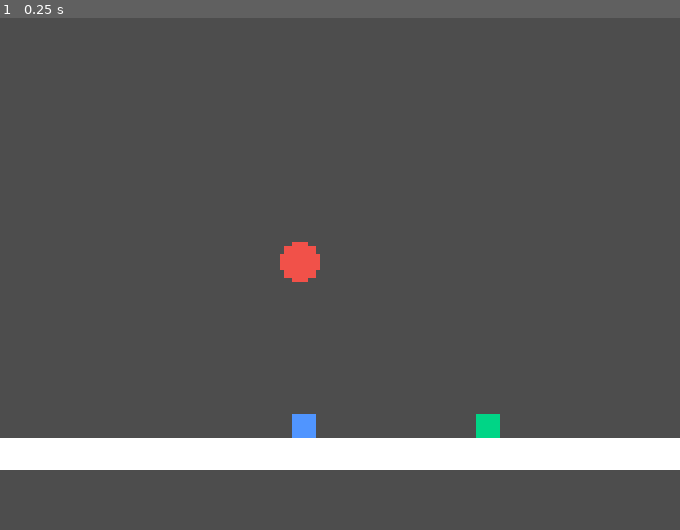
Above: before the commit, frame 1.
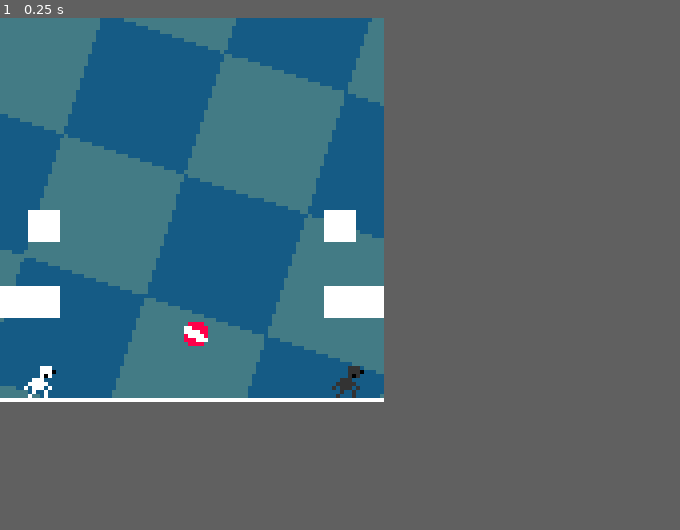
Above: after the commit, the same moment.

Repository: thecodsman/stall-game
Game: Godot game, scene res://worlds/world.tscn
Two runs of this game, one before a commit and one after it. Both use one fixed random seed, a clock stepped at 60 frames per second and the inputs below.
Inputs:
- Up to frame 1 (0.25 s): no input
In our replay, the window is 680x512 before the commit and 384x384 after it. These sizes can differ from the game's own. Grey fills any space a smaller window leaves; there, only what the larger window draws over its background counts as a difference.

The runs differ from the first frame. In frame 1, 49% of the frame differs, in the area x 0-100%, y 0-89%.

Commit message:
added some polish and added the kick

Diff:
--- a/project.godot
+++ b/project.godot
@@ -17,8 +17,8 @@
 
 [display]
 
-window/size/viewport_width=170
-window/size/viewport_height=128
+window/size/viewport_width=96
+window/size/viewport_height=96
 window/size/mode=2
 window/stretch/mode="viewport"
 window/stretch/scale_mode="integer"
@@ -52,4 +52,6 @@
 
 [rendering]
 
+textures/canvas_textures/default_texture_filter=0
+anti_aliasing/screen_space_roughness_limiter/enabled=false
 2d/snap/snap_2d_transforms_to_pixel=true
--- a/scripts/bal.gd
+++ b/scripts/bal.gd
@@ -1,11 +1,13 @@
 class_name Ball extends CharacterBody2D
 
-var gravity : float = 65
+var gravity : float = 70
 var last_hit : int = -1
+@onready var sprite = $Sprite2D
 
 func _physics_process(delta : float) -> void:
 	if last_hit != -1: velocity.y += gravity * delta
 	var raw_vel = velocity
+	sprite.rotation += velocity.length() * delta * 0.1
 	move_and_slide()
 	for i in get_slide_collision_count():
 		var collision : KinematicCollision2D = get_slide_collision(i)
--- /dev/null
+++ b/scripts/ball_hitter.gd
@@ -0,0 +1,16 @@
+extends Area2D
+
+
+func _on_body_entered(body:Node2D) -> void:
+	freeze_frame(0.15)
+	var dir = Vector2(Input.get_joy_axis(owner.player_index, JOY_AXIS_LEFT_X), Input.get_joy_axis(owner.player_index, JOY_AXIS_LEFT_Y))
+	if dir.length() < 0.9: dir = Vector2.ZERO
+	if dir.length() == 0: dir = Vector2.UP
+	body.last_hit = owner.player_index
+	body.velocity += dir.normalized() * 140
+
+
+func freeze_frame(time : float):
+	Engine.time_scale = 0
+	await get_tree().create_timer(time,true,false,true).timeout
+	Engine.time_scale = 1
--- a/scripts/player.gd
+++ b/scripts/player.gd
@@ -2,15 +2,25 @@
 
 @export var player_index : int = 0
 @export var dead_zone : float = 0.09
-const SPEED : float = 150.0
-const JUMP_VELOCITY : float = -300.0
-const BASE_GRAVITY : float = 900.0
+const SPEED : float = 100.0
+const JUMP_VELOCITY : float = -200.0
+const BASE_GRAVITY : float = 700.0
 var gravity : float = BASE_GRAVITY
 var direction : float = 0
 var can_jump : bool = false
 var j_prev_frame : bool = false
 var jump_buffered : bool = false
 var jump_buffer_timer : Timer = Timer.new()
+@onready var anim = $AnimationPlayer
+@onready var sprite = $Sprite2D
+
+enum State {
+	IDLE,
+	RUN,
+	AIR,
+	KICK
+	}
+var state : State
 
 
 func _ready():
@@ -21,6 +31,7 @@
 		jump_buffered = false
 		)
 
+
 func _physics_process(delta: float) -> void:
 	if not is_on_floor():
 		velocity.y += gravity * delta
@@ -28,9 +39,63 @@
 	if jump_buffered && is_on_floor():
 		velocity.y = JUMP_VELOCITY
 		can_jump = false
+		anim.play("jump")
+		set_state(State.AIR)
 		jump_buffered = false
 		jump_buffer_timer.stop()
 
+	update_state(delta)
+	move_and_slide()
+
+
+func set_state(new_state : State):
+	if state == new_state: return
+	exit_state()
+	state = new_state
+	enter_state()
+
+
+func enter_state():
+	match state:
+		State.IDLE:
+			anim.play("idle")
+		State.RUN:
+			anim.play("run")
+
+
+func update_state(delta : float):
+	match state:
+		State.IDLE:
+			direction = Input.get_joy_axis(player_index, JOY_AXIS_LEFT_X)
+			velocity.x = move_toward(velocity.x, 0, SPEED)
+			check_for_jump()
+			check_for_kick()
+			if abs(direction) < dead_zone: direction = 0
+			if direction: set_state(State.RUN)
+
+		State.RUN:
+			check_for_jump()
+			check_for_kick()
+			if not move(): set_state(State.IDLE)
+
+		State.AIR:
+			check_for_jump()
+			check_for_kick()
+			move()
+
+			if velocity.y > 0 && anim.current_animation != "fall": anim.play("fall")
+			if is_on_floor() && velocity.y >= 0: set_state(State.IDLE)
+
+		State.KICK:
+			if not anim.current_animation: set_state(State.IDLE)
+			if is_on_floor(): velocity.x = move_toward(velocity.x, 0, SPEED)
+
+
+func exit_state():
+	pass
+
+
+func check_for_jump():
 	if Input.is_joy_button_pressed(player_index, JOY_BUTTON_A):
 		if not j_prev_frame:
 			jump_buffered = true
@@ -44,18 +109,17 @@
 		j_prev_frame = false
 		gravity = BASE_GRAVITY
 
+
+func check_for_kick():
+	if Input.is_joy_button_pressed(player_index, JOY_BUTTON_X):
+		anim.play("kick")
+		set_state(State.KICK)
+
+
+func move():
 	direction = Input.get_joy_axis(player_index, JOY_AXIS_LEFT_X)
-	if abs(direction) < dead_zone:
-		direction = 0
-
+	if abs(direction) < dead_zone: direction = 0
 	if direction:
 		velocity.x = direction * SPEED
-	else:
-		velocity.x = move_toward(velocity.x, 0, SPEED)
-	# for i in get_slide_collision_count():
-	# 	var collision : KinematicCollision2D = get_slide_collision(i)
-	# 	var collider : Node2D = collision.get_collider()
-	# 	if not collider is Ball: continue
-	# 	if collider.velocity.length() + velocity.length() < 85:
-	# 		collider.velocity = Vector2(0,-65)
-	move_and_slide()
+		sprite.scale.x = sign(direction)
+	return direction
--- a/stuff/bal.tscn
+++ b/stuff/bal.tscn
@@ -1,11 +1,10 @@
 [gd_scene load_steps=4 format=3 uid="uid://cg0f1u4swchxb"]
 
 [ext_resource type="Script" uid="uid://vcfnl5g05scq" path="res://scripts/bal.gd" id="1_68n8j"]
-
-[sub_resource type="SphereMesh" id="SphereMesh_e3n6g"]
+[ext_resource type="Texture2D" uid="uid://co27q43o2u5i7" path="res://sprites/ball.png" id="2_nvnwp"]
 
 [sub_resource type="CircleShape2D" id="CircleShape2D_e3n6g"]
-radius = 5.0
+radius = 3.0
 
 [node name="bal" type="CharacterBody2D"]
 collision_layer = 4
@@ -14,11 +13,9 @@
 platform_on_leave = 2
 script = ExtResource("1_68n8j")
 
-[node name="MeshInstance2D" type="MeshInstance2D" parent="."]
-modulate = Color(0.943025, 0.315611, 0.285024, 1)
+[node name="Sprite2D" type="Sprite2D" parent="."]
 position = Vector2(0, 7.15256e-07)
-scale = Vector2(10, 10)
-mesh = SubResource("SphereMesh_e3n6g")
+texture = ExtResource("2_nvnwp")
 
 [node name="CollisionShape2D" type="CollisionShape2D" parent="."]
 shape = SubResource("CircleShape2D_e3n6g")
--- a/stuff/player.tscn
+++ b/stuff/player.tscn
@@ -1,23 +1,214 @@
-[gd_scene load_steps=4 format=3 uid="uid://brh0j5uih2n1d"]
+[gd_scene load_steps=15 format=3 uid="uid://brh0j5uih2n1d"]
 
 [ext_resource type="Script" uid="uid://diphu85ebmxnh" path="res://scripts/player.gd" id="1_7defb"]
-
-[sub_resource type="BoxMesh" id="BoxMesh_sryrx"]
+[ext_resource type="Texture2D" uid="uid://coj1vkf5monsp" path="res://sprites/player.png" id="2_4ira2"]
+[ext_resource type="Script" uid="uid://wex10hck3ngd" path="res://scripts/ball_hitter.gd" id="3_xc1ee"]
 
 [sub_resource type="CircleShape2D" id="CircleShape2D_7defb"]
 radius = 3.0
 
+[sub_resource type="RectangleShape2D" id="RectangleShape2D_xc1ee"]
+size = Vector2(8.5, 12)
+
+[sub_resource type="Animation" id="Animation_xc1ee"]
+length = 0.001
+tracks/0/type = "value"
+tracks/0/imported = false
+tracks/0/enabled = true
+tracks/0/path = NodePath("Sprite2D:frame")
+tracks/0/interp = 1
+tracks/0/loop_wrap = true
+tracks/0/keys = {
+"times": PackedFloat32Array(0),
+"transitions": PackedFloat32Array(1),
+"update": 1,
+"values": [0]
+}
+tracks/1/type = "value"
+tracks/1/imported = false
+tracks/1/enabled = true
+tracks/1/path = NodePath("Sprite2D/Area2D/CollisionShape2D:disabled")
+tracks/1/interp = 1
+tracks/1/loop_wrap = true
+tracks/1/keys = {
+"times": PackedFloat32Array(0),
+"transitions": PackedFloat32Array(1),
+"update": 1,
+"values": [true]
+}
+
+[sub_resource type="Animation" id="Animation_28f3j"]
+resource_name = "bonk_air"
+length = 0.30001
+step = 0.1
+tracks/0/type = "value"
+tracks/0/imported = false
+tracks/0/enabled = true
+tracks/0/path = NodePath("Sprite2D:frame")
+tracks/0/interp = 1
+tracks/0/loop_wrap = true
+tracks/0/keys = {
+"times": PackedFloat32Array(0, 0.1, 0.2),
+"transitions": PackedFloat32Array(1, 1, 1),
+"update": 1,
+"values": [12, 13, 9]
+}
+
+[sub_resource type="Animation" id="Animation_iqidt"]
+resource_name = "bonk"
+length = 0.30001
+step = 0.1
+tracks/0/type = "value"
+tracks/0/imported = false
+tracks/0/enabled = true
+tracks/0/path = NodePath("Sprite2D:frame")
+tracks/0/interp = 1
+tracks/0/loop_wrap = true
+tracks/0/keys = {
+"times": PackedFloat32Array(0, 0.1, 0.205069),
+"transitions": PackedFloat32Array(1, 1, 1),
+"update": 1,
+"values": [10, 11, 0]
+}
+
+[sub_resource type="Animation" id="Animation_pbn0x"]
+resource_name = "fall"
+length = 0.30001
+step = 0.1
+tracks/0/type = "value"
+tracks/0/imported = false
+tracks/0/enabled = true
+tracks/0/path = NodePath("Sprite2D:frame")
+tracks/0/interp = 1
+tracks/0/loop_wrap = true
+tracks/0/keys = {
+"times": PackedFloat32Array(0, 0.1, 0.2),
+"transitions": PackedFloat32Array(1, 1, 1),
+"update": 1,
+"values": [7, 8, 9]
+}
+
+[sub_resource type="Animation" id="Animation_4ira2"]
+resource_name = "idle"
+length = 0.40001
+loop_mode = 1
+step = 0.1
+tracks/0/type = "value"
+tracks/0/imported = false
+tracks/0/enabled = true
+tracks/0/path = NodePath("Sprite2D:frame")
+tracks/0/interp = 1
+tracks/0/loop_wrap = true
+tracks/0/keys = {
+"times": PackedFloat32Array(0, 0.1, 0.2, 0.3),
+"transitions": PackedFloat32Array(1, 1, 1, 1),
+"update": 1,
+"values": [0, 1, 2, 3]
+}
+
+[sub_resource type="Animation" id="Animation_tnfj0"]
+resource_name = "jump"
+length = 0.40001
+step = 0.1
+tracks/0/type = "value"
+tracks/0/imported = false
+tracks/0/enabled = true
+tracks/0/path = NodePath("Sprite2D:frame")
+tracks/0/interp = 1
+tracks/0/loop_wrap = true
+tracks/0/keys = {
+"times": PackedFloat32Array(0, 0.1, 0.2, 0.3),
+"transitions": PackedFloat32Array(1, 1, 1, 1),
+"update": 1,
+"values": [4, 5, 6, 7]
+}
+
+[sub_resource type="Animation" id="Animation_xoaqs"]
+resource_name = "kick"
+length = 0.266673
+step = 0.0666667
+tracks/0/type = "value"
+tracks/0/imported = false
+tracks/0/enabled = true
+tracks/0/path = NodePath("Sprite2D:frame")
+tracks/0/interp = 1
+tracks/0/loop_wrap = true
+tracks/0/keys = {
+"times": PackedFloat32Array(0, 0.0666667, 0.133333, 0.2),
+"transitions": PackedFloat32Array(1, 1, 1, 1),
+"update": 1,
+"values": [23, 24, 25, 26]
+}
+tracks/1/type = "value"
+tracks/1/imported = false
+tracks/1/enabled = true
+tracks/1/path = NodePath("Sprite2D/Area2D/CollisionShape2D:disabled")
+tracks/1/interp = 1
+tracks/1/loop_wrap = true
+tracks/1/keys = {
+"times": PackedFloat32Array(0, 0.0666667, 0.2),
+"transitions": PackedFloat32Array(1, 1, 1),
+"update": 1,
+"values": [true, false, true]
+}
+
+[sub_resource type="Animation" id="Animation_b0gpc"]
+resource_name = "run"
+length = 0.40001
+loop_mode = 1
+step = 0.1
+tracks/0/type = "value"
+tracks/0/imported = false
+tracks/0/enabled = true
+tracks/0/path = NodePath("Sprite2D:frame")
+tracks/0/interp = 1
+tracks/0/loop_wrap = true
+tracks/0/keys = {
+"times": PackedFloat32Array(0, 0.1, 0.2, 0.3),
+"transitions": PackedFloat32Array(1, 1, 1, 1),
+"update": 1,
+"values": [15, 16, 17, 18]
+}
+
+[sub_resource type="AnimationLibrary" id="AnimationLibrary_xc1ee"]
+_data = {
+&"RESET": SubResource("Animation_xc1ee"),
+&"bonk_air": SubResource("Animation_28f3j"),
+&"bonk_ground": SubResource("Animation_iqidt"),
+&"fall": SubResource("Animation_pbn0x"),
+&"idle": SubResource("Animation_4ira2"),
+&"jump": SubResource("Animation_tnfj0"),
+&"kick": SubResource("Animation_xoaqs"),
+&"run": SubResource("Animation_b0gpc")
+}
+
 [node name="player" type="CharacterBody2D"]
-modulate = Color(0.314256, 0.582248, 1, 1)
 collision_layer = 2
 collision_mask = 5
-platform_on_leave = 2
-platform_floor_layers = 4294967291
 script = ExtResource("1_7defb")
 
-[node name="MeshInstance2D" type="MeshInstance2D" parent="."]
-scale = Vector2(6, 6)
-mesh = SubResource("BoxMesh_sryrx")
-
 [node name="CollisionShape2D" type="CollisionShape2D" parent="."]
+position = Vector2(0, 1)
 shape = SubResource("CircleShape2D_7defb")
+
+[node name="Sprite2D" type="Sprite2D" parent="."]
+texture = ExtResource("2_4ira2")
+hframes = 31
+
+[node name="Area2D" type="Area2D" parent="Sprite2D"]
+position = Vector2(4, 0)
+collision_layer = 0
+collision_mask = 4
+script = ExtResource("3_xc1ee")
+
+[node name="CollisionShape2D" type="CollisionShape2D" parent="Sprite2D/Area2D"]
+position = Vector2(-2.25, -1)
+shape = SubResource("RectangleShape2D_xc1ee")
+disabled = true
+
+[node name="AnimationPlayer" type="AnimationPlayer" parent="."]
+libraries = {
+&"": SubResource("AnimationLibrary_xc1ee")
+}
+
+[connection signal="body_entered" from="Sprite2D/Area2D" to="Sprite2D/Area2D" method="_on_body_entered"]
--- a/worlds/world.tscn
+++ b/worlds/world.tscn
@@ -1,15 +1,27 @@
-[gd_scene load_steps=5 format=3 uid="uid://dk63esv5x4rpx"]
+[gd_scene load_steps=6 format=3 uid="uid://dk63esv5x4rpx"]
 
 [ext_resource type="Script" uid="uid://cyml0vf70ft55" path="res://scripts/world.gd" id="1_c7htk"]
 [ext_resource type="PackedScene" uid="uid://cqvo366wtlbkf" path="res://stuff/static_body_2d.tscn" id="1_nain1"]
 [ext_resource type="PackedScene" uid="uid://brh0j5uih2n1d" path="res://stuff/player.tscn" id="2_m138w"]
 [ext_resource type="PackedScene" uid="uid://cg0f1u4swchxb" path="res://stuff/bal.tscn" id="4_wp1yw"]
+[ext_resource type="Texture2D" uid="uid://b5fge0doo7ylh" path="res://sprites/background.png" id="5_12do3"]
 
 [node name="world" type="Node2D"]
 script = ExtResource("1_c7htk")
 
+[node name="TextureRect" type="TextureRect" parent="."]
+modulate = Color(0.521141, 0.521141, 0.521141, 1)
+offset_left = -15.0
+offset_top = -82.0
+offset_right = 254.0
+offset_bottom = 124.0
+rotation = 0.317381
+texture = ExtResource("5_12do3")
+stretch_mode = 1
+metadata/_edit_lock_ = true
+
 [node name="Node" type="Node2D" parent="."]
-position = Vector2(-15, 0)
+position = Vector2(-18, -10)
 
 [node name="StaticBody2D" parent="Node" instance=ExtResource("1_nain1")]
 position = Vector2(4, 109)
@@ -87,7 +99,7 @@
 position = Vector2(196, 109)
 
 [node name="Node2" type="Node2D" parent="."]
-position = Vector2(104, -15)
+position = Vector2(104, -14)
 rotation = 1.5708
 
 [node name="StaticBody2D" parent="Node2" instance=ExtResource("1_nain1")]
@@ -166,7 +178,7 @@
 position = Vector2(196, 109)
 
 [node name="Node3" type="Node2D" parent="."]
-position = Vector2(284, -17)
+position = Vector2(210, -18)
 rotation = 1.5708
 
 [node name="StaticBody2D" parent="Node3" instance=ExtResource("1_nain1")]
@@ -245,7 +257,7 @@
 position = Vector2(196, 109)
 
 [node name="Node4" type="Node2D" parent="."]
-position = Vector2(-17, -114)
+position = Vector2(-25, -117)
 
 [node name="StaticBody2D" parent="Node4" instance=ExtResource("1_nain1")]
 position = Vector2(4, 109)
@@ -323,12 +335,30 @@
 position = Vector2(196, 109)
 
 [node name="player" parent="." instance=ExtResource("2_m138w")]
-position = Vector2(76, 89)
+position = Vector2(10, 82)
 
 [node name="player2" parent="." instance=ExtResource("2_m138w")]
-modulate = Color(0, 0.836014, 0.525887, 1)
-position = Vector2(122, 79)
+modulate = Color(0.20033, 0.20033, 0.20033, 1)
+position = Vector2(87, 79)
 player_index = 1
 
 [node name="bal" parent="." instance=ExtResource("4_wp1yw")]
-position = Vector2(75, 61)
+position = Vector2(49, 79)
+
+[node name="StaticBody2D" parent="." instance=ExtResource("1_nain1")]
+position = Vector2(3, 71)
+
+[node name="StaticBody2D2" parent="." instance=ExtResource("1_nain1")]
+position = Vector2(11, 71)
+
+[node name="StaticBody2D3" parent="." instance=ExtResource("1_nain1")]
+position = Vector2(11, 52)
+
+[node name="StaticBody2D4" parent="." instance=ExtResource("1_nain1")]
+position = Vector2(93, 71)
+
+[node name="StaticBody2D5" parent="." instance=ExtResource("1_nain1")]
+position = Vector2(85, 71)
+
+[node name="StaticBody2D6" parent="." instance=ExtResource("1_nain1")]
+position = Vector2(85, 52)
Not shown, added: scripts/ball_hitter.gd.uid
Not shown, added: sprites/background.png.import
Not shown, added: sprites/ball.png.import
Not shown, added: sprites/player.png.import
Not shown, added: sprites/readygo.png.import
Not shown, added: sprites/wall.png.import
Not shown, changed: tags
